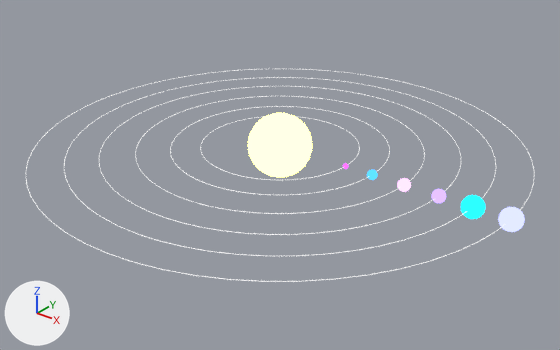
A saved change to the Blender file Blender/210902_python_3D_objects_animation_solar_system.blend.
Camera for both pictures: a camera (50 mm lens) standing at (165.3, -206.6, 115.8) and looking at (3.6, -4.5, -9.5). Arrows for +X, +Y and +Z are at lower left; the lights stay in place.

Script lines for the objects in view, before the commit:
```python
ob_planet_00 = bpy.data.objects.new('Planet-00', me_sphere_119)
ob_planet_00.location = (0.0, 0.0, 0.0)
ob_planet_01 = bpy.data.objects.new('Planet-01', me_sphere_120)
ob_planet_01.location = (0.0, 0.0, 0.0)
ob_planet_02 = bpy.data.objects.new('Planet-02', me_sphere_121)
ob_planet_02.location = (0.0, 0.0, 0.0)
ob_planet_03 = bpy.data.objects.new('Planet-03', me_sphere_122)
ob_planet_03.location = (0.0, 0.0, 0.0)
ob_planet_04 = bpy.data.objects.new('Planet-04', me_sphere_123)
ob_planet_04.location = (0.0, 0.0, 0.0)
ob_planet_05 = bpy.data.objects.new('Planet-05', me_sphere_124)
ob_planet_05.location = (0.0, 0.0, 0.0)
ob_radius_00 = bpy.data.objects.new('Radius-00', me_torus_102)
ob_radius_00.location = (0.0, 0.0, 0.0)
ob_radius_02 = bpy.data.objects.new('Radius-02', me_torus_104)
ob_radius_02.location = (0.0, 0.0, 0.0)
ob_radius_03 = bpy.data.objects.new('Radius-03', me_torus_105)
ob_radius_03.location = (0.0, 0.0, 0.0)
# also in view: 'Radius-04' at (0.0, 0.0, 0.0); 'Radius-05' at (0.0, 0.0, 0.0); 'Sun' at (0.0, 0.0, 0.0)
```
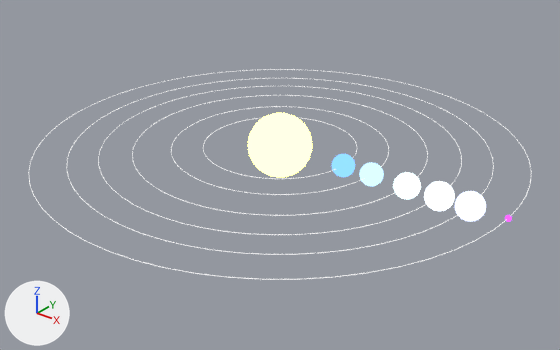
What differs and where, as boxes (x1, y1, x2, y2) in the pictures (560 x 350 px):
'Radius-05', reshaped: before (25, 69, 535, 282); after (28, 69, 532, 280)
'Radius-04', reshaped: before (64, 77, 496, 256); after (66, 78, 494, 255)
'Planet-04', recoloured, reshaped (23% wider, 28% taller): before (461, 195, 486, 219); after (455, 191, 486, 222)
'Radius-02', mesh rescaled: before (135, 96, 425, 214); after (132, 95, 428, 216)
'Planet-03', recoloured, reshaped (100% wider, 107% taller): before (431, 189, 446, 203); after (424, 181, 455, 211)
'Planet-02', recoloured, reshaped (93% wider, 93% taller): before (397, 178, 411, 192); after (393, 172, 421, 200)
'Planet-05', recoloured, reshaped: before (498, 207, 525, 232); after (505, 215, 512, 222)
'Planet-01', recoloured, reshaped: before (367, 169, 378, 180); after (359, 162, 384, 186)
'Planet-00', reshaped: before (343, 163, 348, 169); after (332, 154, 355, 177)
'Radius-00', mesh rescaled: before (200, 116, 360, 180); after (203, 117, 357, 179)
part 1 of me_sphere_119, added (cyan): after (332, 154, 355, 177)
part 3 of me_sphere_120, deleted: before (367, 169, 378, 180)
part 4 of me_sphere_120, added: after (359, 162, 384, 186)
part 7 of me_sphere_122, deleted: before (431, 189, 446, 203)
part 8 of me_sphere_122, added: after (424, 181, 455, 211)
part 11 of me_sphere_124, deleted: before (498, 207, 525, 232)

The change, as a list of edits to the scene's bpy script:
```text
Change mat_planetmat_01:
    mat_planetmat_01.base_color: (0.0584, 0.395, 1.0) -> (0.37, 0.683, 1.0)  # blue #44a9ff -> blue #a4d7ff
Change mat_planetmat_02:
    mat_planetmat_02.base_color: (0.906, 0.415, 1.0) -> (0.693, 0.959, 1.0)  # pink #f4acff -> white #d9faff
Change mat_planetmat_03:
    mat_planetmat_03.base_color: (0.407, 0.276, 1.0) -> (0.778, 0.89, 1.0)  # purple #ab8fff -> white #e4f2ff
Change mat_planetmat_04:
    mat_planetmat_04.base_color: (0.013, 0.71, 1.0) -> (0.595, 0.678, 1.0)  # cyan #1edbff -> blue #cbd7ff
Change mat_planetmat_05:
    mat_planetmat_05.base_color: (0.387, 0.417, 1.0) -> (0.534, 0.071, 1.0)  # blue #a7adff -> purple #c14bff
Change me_sphere_119:
    remove me_sphere_119.from_pydata(...)  # 482 vertices, 512 faces; spans x 28.36..30.37, y -1.0..1.0, z -1.0..1.0
    add me_sphere_119.from_pydata(...)  # 482 vertices, 512 faces; spans x 24.29..32.57, y -4.14..4.14, z -4.14..4.14
    me_sphere_119 part 1: 482 vertices added at x 24.29..32.57, y -4.14..4.14, z -4.14..4.14, forming a UV sphere (32 segments, 16 rings, poles along z)
Change me_torus_102:
    where me_torus_102.from_pydata(...)  # 720 vertices, 720 faces; spans x -29.5..29.5, y -29.5..29.5, z -0.1..0.1
    me_torus_102 part 2: the whole mesh is scaled about its middle by (0.968, 0.968, 1)
Change me_sphere_120:
    remove me_sphere_120.from_pydata(...)  # 482 vertices, 512 faces; spans x 38.54..42.18, y -1.82..1.82, z -1.82..1.82
    add me_sphere_120.from_pydata(...)  # 482 vertices, 512 faces; spans x 35.96..44.18, y -4.11..4.11, z -4.11..4.11
    me_sphere_120 part 3: 482 vertices removed from x 38.54..42.18, y -1.82..1.82, z -1.82..1.82
    me_sphere_120 part 4: 482 vertices added at x 35.96..44.18, y -4.11..4.11, z -4.11..4.11, forming a UV sphere (32 segments, 16 rings, poles along z)
Change me_sphere_121:
    remove me_sphere_121.from_pydata(...)  # 482 vertices, 512 faces; spans x 50.63..55.18, y -2.28..2.28, z -2.28..2.28
    add me_sphere_121.from_pydata(...)  # 482 vertices, 512 faces; spans x 49.47..58.56, y -4.54..4.54, z -4.54..4.54
    me_sphere_121 part 5: 482 vertices removed from x 50.63..55.18, y -2.28..2.28, z -2.28..2.28; 482 vertices added at x 49.47..58.56, y -4.54..4.54, z -4.54..4.54, forming a UV sphere (32 segments, 16 rings, poles along z)
Change me_torus_104:
    where me_torus_104.from_pydata(...)  # 720 vertices, 720 faces; spans x -53.0..53.0, y -53.0..53.0, z -0.1..0.1
    me_torus_104 part 6: the whole mesh is scaled about its middle by (1.02, 1.02, 1)
Change me_sphere_122:
    remove me_sphere_122.from_pydata(...)  # 482 vertices, 512 faces; spans x 63.4..68.18, y -2.39..2.39, z -2.39..2.39
    add me_sphere_122.from_pydata(...)  # 482 vertices, 512 faces; spans x 61.07..70.86, y -4.89..4.89, z -4.89..4.89
    me_sphere_122 part 7: 482 vertices removed from x 63.4..68.18, y -2.39..2.39, z -2.39..2.39
    me_sphere_122 part 8: 482 vertices added at x 61.07..70.86, y -4.89..4.89, z -4.89..4.89, forming a UV sphere (32 segments, 16 rings, poles along z)
Change me_sphere_123:
    remove me_sphere_123.from_pydata(...)  # 482 vertices, 512 faces; spans x 73.94..81.62, y -3.84..3.84, z -3.84..3.84
    add me_sphere_123.from_pydata(...)  # 482 vertices, 512 faces; spans x 72.03..81.75, y -4.86..4.86, z -4.86..4.86
    me_sphere_123 part 9: 482 vertices removed from x 73.94..81.62, y -3.84..3.84, z -3.84..3.84; 482 vertices added at x 72.03..81.75, y -4.86..4.86, z -4.86..4.86, forming a UV sphere (32 segments, 16 rings, poles along z)
Change me_torus_106:
    remove me_torus_106.from_pydata(...)  # 720 vertices, 720 faces; spans x -78.0..78.0, y -78.0..78.0, z 0.0
    add me_torus_106.from_pydata(...)  # 720 vertices, 720 faces; spans x -77.0..77.0, y -77.0..77.0, z 0.0
    me_torus_106 part 10: 720 of 720 vertices moved; they spanned x -78.0..78.0, y -78.0..78.0, z 0.0 and now span x -77.0..77.0, y -77.0..77.0, z 0.0; mean shift (0.0, 0.0, 0.0); largest move (76.0, 16.0, 0.0) -> (75.0, 16.0, 0.0)
Change me_sphere_124:
    remove me_sphere_124.from_pydata(...)  # 482 vertices, 512 faces; spans x 86.67..94.42, y -3.87..3.87, z -3.87..3.87
    add me_sphere_124.from_pydata(...)  # 482 vertices, 512 faces; spans x 88.49..90.61, y -1.06..1.06, z -1.06..1.06
    me_sphere_124 part 11: 482 vertices removed from x 86.67..94.42, y -3.87..3.87, z -3.87..3.87
Change me_torus_107:
    remove me_torus_107.from_pydata(...)  # 720 vertices, 720 faces; spans x -91.0..91.0, y -91.0..91.0, z 0.0
    add me_torus_107.from_pydata(...)  # 720 vertices, 720 faces; spans x -90.0..90.0, y -90.0..90.0, z 0.0
    me_torus_107 part 12: 720 of 720 vertices moved; they spanned x -91.0..91.0, y -91.0..91.0, z 0.0 and now span x -90.0..90.0, y -90.0..90.0, z 0.0; mean shift (0.0, 0.0, 0.0); largest move (-53.0, 73.0, 0.0) -> (-53.0, 73.0, 0.0)
```
